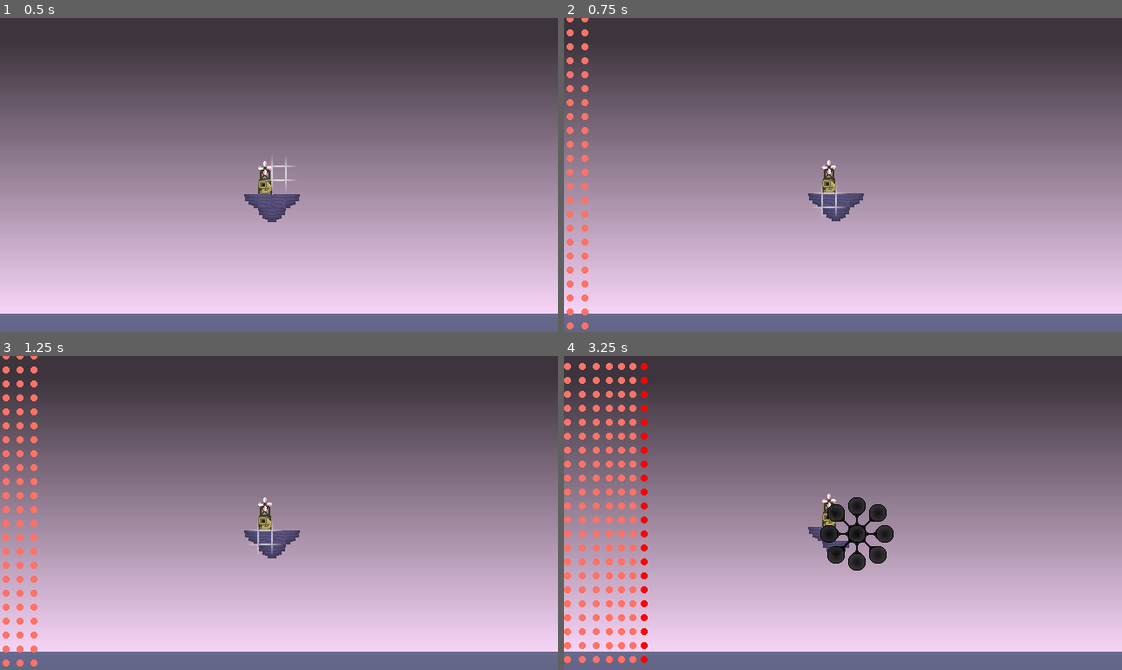
Above: before the commit, frames 1-4 (two rows, left to right).
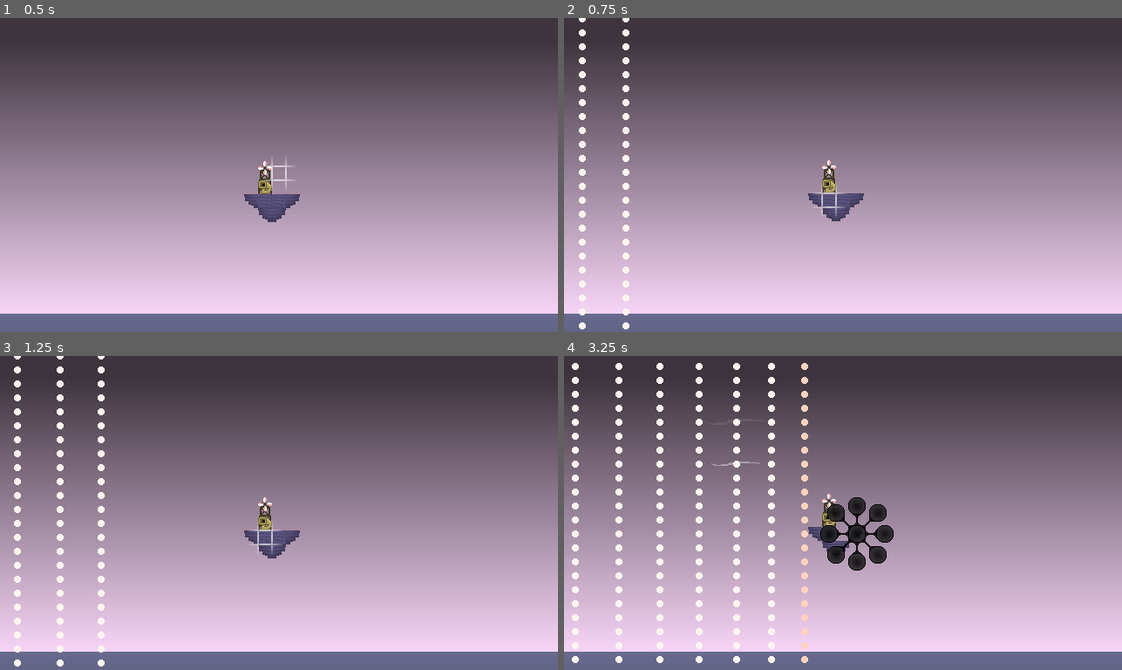
Above: after the commit, the same moments.

Repository: brandonkilpatrick059/dronescape
Game: Godot game, scene res://scenes/grid_sandbox.tscn
Same seed, same stepped clock (60 frames per second), same inputs: the game is played once before the commit and once after it.
Inputs (mouse positions are in pixels of both pictures, inside the frame that each line leads up to):
- Up to frame 1 (0.5 s): no input
- Up to frame 2 (0.75 s): move the mouse to (831, 200) at 0.52 s; tap Space (dev_1) at 0.6 s
- Up to frame 3 (1.25 s): no input
- Up to frame 4 (3.25 s): move the mouse to (815, 538) at 1.27 s; click (815, 538) at 1.35 s; move the mouse to (843, 534) at 2.02 s; hold Right mouse button (second_action) 2.03-2.78 s; move the mouse to (854, 534) at 2.77 s; tap Middle mouse button (third_action) at 2.85 s

Frame 1 is identical in both runs. In frame 2, 1.8% of the frame differs, in the area x 0-12%, y 0-100%; in frame 3, 2.8%; in frame 4, 6.7%, in the area x 0-44%, y 2-98%.

Commit message:
added recorder chimes

Diff:
--- /dev/null
+++ b/entities/chimes/recorder_chime_fifth.tscn
@@ -0,0 +1,53 @@
+[gd_scene load_steps=8 format=3 uid="uid://0vvbdtiagf3r"]
+
+[ext_resource type="Script" uid="uid://bg5hqgdng0moh" path="res://scripts/chime.gd" id="1_r38pd"]
+[ext_resource type="Texture2D" uid="uid://dq8702atwmtx1" path="res://sprites/chimes/lattice.png" id="2_rtkcn"]
+[ext_resource type="SpriteFrames" uid="uid://ctlrquj07rmgs" path="res://sprites/chimes/windmill_4.tres" id="3_j8mmc"]
+[ext_resource type="SpriteFrames" uid="uid://v1ukubuclm1r" path="res://sprites/chimes/blue_recorder_chime.tres" id="4_r38pd"]
+[ext_resource type="AudioStream" uid="uid://du8ad6u3f2lo3" path="res://audio/chimes/recorder_up_fifth.ogg" id="5_r38pd"]
+
+[sub_resource type="RectangleShape2D" id="RectangleShape2D_oj62h"]
+size = Vector2(16, 32)
+
+[sub_resource type="CircleShape2D" id="CircleShape2D_oj62h"]
+radius = 16.0
+
+[node name="RecorderChimeFifth" type="Node2D" node_paths=PackedStringArray("wind_animations")]
+script = ExtResource("1_r38pd")
+wind_animations = [NodePath("windmill"), NodePath("bellows")]
+sensitivity = 1.5
+sensitivity_fraction = 1.0
+friction = 0.004
+
+[node name="Sprite2D" type="Sprite2D" parent="."]
+z_index = -1
+position = Vector2(0, -8)
+texture = ExtResource("2_rtkcn")
+
+[node name="windmill" type="AnimatedSprite2D" parent="."]
+position = Vector2(0, -23)
+sprite_frames = ExtResource("3_j8mmc")
+
+[node name="bellows" type="AnimatedSprite2D" parent="."]
+position = Vector2(0, -4)
+sprite_frames = ExtResource("4_r38pd")
+
+[node name="AudioStreamPlayer2D" type="AudioStreamPlayer2D" parent="."]
+stream = ExtResource("5_r38pd")
+attenuation = 12.5533
+panning_strength = 4.0
+
+[node name="StaticBody2D" type="StaticBody2D" parent="."]
+
+[node name="CollisionShape2D" type="CollisionShape2D" parent="StaticBody2D"]
+position = Vector2(0, -8)
+shape = SubResource("RectangleShape2D_oj62h")
+
+[node name="wind_area" type="Area2D" parent="."]
+collision_layer = 0
+collision_mask = 2
+
+[node name="CollisionShape2D" type="CollisionShape2D" parent="wind_area"]
+position = Vector2(0, -24)
+shape = SubResource("CircleShape2D_oj62h")
+debug_color = Color(1.82897e-06, 0.645261, 0.263897, 0.42)
--- /dev/null
+++ b/entities/chimes/recorder_chime_fourth.tscn
@@ -0,0 +1,53 @@
+[gd_scene load_steps=8 format=3 uid="uid://w5ckgmtkmrn5"]
+
+[ext_resource type="Script" uid="uid://bg5hqgdng0moh" path="res://scripts/chime.gd" id="1_yyk4f"]
+[ext_resource type="Texture2D" uid="uid://dq8702atwmtx1" path="res://sprites/chimes/lattice.png" id="2_q5ilq"]
+[ext_resource type="SpriteFrames" uid="uid://ctlrquj07rmgs" path="res://sprites/chimes/windmill_4.tres" id="3_lbnga"]
+[ext_resource type="SpriteFrames" uid="uid://cgojio5lg17au" path="res://sprites/chimes/green_recorder_chime.tres" id="4_yyk4f"]
+[ext_resource type="AudioStream" uid="uid://7nmaulv6ki11" path="res://audio/chimes/recorder_up_fourth.ogg" id="5_yyk4f"]
+
+[sub_resource type="RectangleShape2D" id="RectangleShape2D_oj62h"]
+size = Vector2(16, 32)
+
+[sub_resource type="CircleShape2D" id="CircleShape2D_oj62h"]
+radius = 16.0
+
+[node name="RecorderChimeFourth" type="Node2D" node_paths=PackedStringArray("wind_animations")]
+script = ExtResource("1_yyk4f")
+wind_animations = [NodePath("windmill"), NodePath("bellows")]
+sensitivity = 1.5
+sensitivity_fraction = 1.0
+friction = 0.004
+
+[node name="Sprite2D" type="Sprite2D" parent="."]
+z_index = -1
+position = Vector2(0, -8)
+texture = ExtResource("2_q5ilq")
+
+[node name="windmill" type="AnimatedSprite2D" parent="."]
+position = Vector2(0, -23)
+sprite_frames = ExtResource("3_lbnga")
+
+[node name="bellows" type="AnimatedSprite2D" parent="."]
+position = Vector2(0, -4)
+sprite_frames = ExtResource("4_yyk4f")
+
+[node name="AudioStreamPlayer2D" type="AudioStreamPlayer2D" parent="."]
+stream = ExtResource("5_yyk4f")
+attenuation = 12.5533
+panning_strength = 4.0
+
+[node name="StaticBody2D" type="StaticBody2D" parent="."]
+
+[node name="CollisionShape2D" type="CollisionShape2D" parent="StaticBody2D"]
+position = Vector2(0, -8)
+shape = SubResource("RectangleShape2D_oj62h")
+
+[node name="wind_area" type="Area2D" parent="."]
+collision_layer = 0
+collision_mask = 2
+
+[node name="CollisionShape2D" type="CollisionShape2D" parent="wind_area"]
+position = Vector2(0, -24)
+shape = SubResource("CircleShape2D_oj62h")
+debug_color = Color(1.82897e-06, 0.645261, 0.263897, 0.42)
--- /dev/null
+++ b/entities/chimes/recorder_chime_root.tscn
@@ -0,0 +1,53 @@
+[gd_scene load_steps=8 format=3 uid="uid://b50yd8b264gpk"]
+
+[ext_resource type="Script" uid="uid://bg5hqgdng0moh" path="res://scripts/chime.gd" id="1_7djj5"]
+[ext_resource type="Texture2D" uid="uid://dq8702atwmtx1" path="res://sprites/chimes/lattice.png" id="2_sg8d2"]
+[ext_resource type="SpriteFrames" uid="uid://ctlrquj07rmgs" path="res://sprites/chimes/windmill_4.tres" id="3_sg8d2"]
+[ext_resource type="SpriteFrames" uid="uid://b24bcgt0jguxj" path="res://sprites/chimes/red_recorder_chime.tres" id="4_sg8d2"]
+[ext_resource type="AudioStream" uid="uid://bkvaf7oy2s4hq" path="res://audio/chimes/recorder_root.ogg" id="5_sg8d2"]
+
+[sub_resource type="RectangleShape2D" id="RectangleShape2D_oj62h"]
+size = Vector2(16, 32)
+
+[sub_resource type="CircleShape2D" id="CircleShape2D_oj62h"]
+radius = 16.0
+
+[node name="RecorderChimeRoot" type="Node2D" node_paths=PackedStringArray("wind_animations")]
+script = ExtResource("1_7djj5")
+wind_animations = [NodePath("windmill"), NodePath("bellows")]
+sensitivity = 1.5
+sensitivity_fraction = 1.0
+friction = 0.004
+
+[node name="Sprite2D" type="Sprite2D" parent="."]
+z_index = -1
+position = Vector2(0, -8)
+texture = ExtResource("2_sg8d2")
+
+[node name="windmill" type="AnimatedSprite2D" parent="."]
+position = Vector2(0, -23)
+sprite_frames = ExtResource("3_sg8d2")
+
+[node name="bellows" type="AnimatedSprite2D" parent="."]
+position = Vector2(0, -4)
+sprite_frames = ExtResource("4_sg8d2")
+
+[node name="AudioStreamPlayer2D" type="AudioStreamPlayer2D" parent="."]
+stream = ExtResource("5_sg8d2")
+attenuation = 12.5533
+panning_strength = 4.0
+
+[node name="StaticBody2D" type="StaticBody2D" parent="."]
+
+[node name="CollisionShape2D" type="CollisionShape2D" parent="StaticBody2D"]
+position = Vector2(0, -8)
+shape = SubResource("RectangleShape2D_oj62h")
+
+[node name="wind_area" type="Area2D" parent="."]
+collision_layer = 0
+collision_mask = 2
+
+[node name="CollisionShape2D" type="CollisionShape2D" parent="wind_area"]
+position = Vector2(0, -24)
+shape = SubResource("CircleShape2D_oj62h")
+debug_color = Color(1.82897e-06, 0.645261, 0.263897, 0.42)
--- a/entities/chimes/warm_vox_chime_root.tscn
+++ b/entities/chimes/warm_vox_chime_root.tscn
@@ -9,7 +9,7 @@
 size = Vector2(16, 32)
 
 [sub_resource type="CircleShape2D" id="CircleShape2D_oj62h"]
-radius = 24.0
+radius = 16.0
 
 [node name="WarmVoxChimeRoot" type="Node2D" node_paths=PackedStringArray("wind_animations")]
 script = ExtResource("1_wwv5r")
--- a/entities/chimes/warm_vox_chime_root_above.tscn
+++ b/entities/chimes/warm_vox_chime_root_above.tscn
@@ -9,7 +9,7 @@
 size = Vector2(16, 32)
 
 [sub_resource type="CircleShape2D" id="CircleShape2D_oj62h"]
-radius = 24.0
+radius = 16.0
 
 [node name="WarmVoxChimeRootAbove" type="Node2D" node_paths=PackedStringArray("wind_animations")]
 script = ExtResource("1_130sj")
--- /dev/null
+++ b/interface/picker/picker_items/chimes/picker_item_recorder_fifth.tscn
@@ -0,0 +1,9 @@
+[gd_scene load_steps=2 format=3 uid="uid://6wcjdabwhyfd"]
+
+[ext_resource type="Script" uid="uid://fygslmd34n2c" path="res://scripts/picker_item.gd" id="1_h4d1s"]
+
+[node name="PickerItemRecorderFifth" type="Node2D"]
+script = ExtResource("1_h4d1s")
+display_sprite_frames = "res://sprites/chimes/blue_recorder_chime.tres"
+display_animation = "picker"
+item_path = "res://entities/chimes/recorder_chime_fifth.tscn"
--- /dev/null
+++ b/interface/picker/picker_items/chimes/picker_item_recorder_fourth.tscn
@@ -0,0 +1,9 @@
+[gd_scene load_steps=2 format=3 uid="uid://bugu1vlagsedw"]
+
+[ext_resource type="Script" uid="uid://fygslmd34n2c" path="res://scripts/picker_item.gd" id="1_67rey"]
+
+[node name="PickerItemRecorderFourth" type="Node2D"]
+script = ExtResource("1_67rey")
+display_sprite_frames = "res://sprites/chimes/green_recorder_chime.tres"
+display_animation = "picker"
+item_path = "res://entities/chimes/recorder_chime_fourth.tscn"
--- /dev/null
+++ b/interface/picker/picker_items/chimes/picker_item_recorder_root.tscn
@@ -0,0 +1,9 @@
+[gd_scene load_steps=2 format=3 uid="uid://c5f3fqh1mgw81"]
+
+[ext_resource type="Script" uid="uid://fygslmd34n2c" path="res://scripts/picker_item.gd" id="1_78iep"]
+
+[node name="PickerItemRecorderRoot" type="Node2D"]
+script = ExtResource("1_78iep")
+display_sprite_frames = "res://sprites/chimes/red_recorder_chime.tres"
+display_animation = "picker"
+item_path = "res://entities/chimes/recorder_chime_root.tscn"
--- a/interface/picker/picker_web.tscn
+++ b/interface/picker/picker_web.tscn
@@ -13,6 +13,9 @@
 [ext_resource type="PackedScene" uid="uid://basylvn7yrq27" path="res://interface/picker/picker_items/tabs/picker_item_purple_brick_tab.tscn" id="7_8d2d4"]
 [ext_resource type="PackedScene" uid="uid://xy2wugi2asd3" path="res://interface/picker/picker_items/machines/picker_item_frog_machine.tscn" id="7_m43hu"]
 [ext_resource type="PackedScene" uid="uid://bjs5hp6chervd" path="res://interface/picker/picker_items/stones/picker_item_purple_brick_2.tscn" id="8_m43hu"]
+[ext_resource type="PackedScene" uid="uid://c5f3fqh1mgw81" path="res://interface/picker/picker_items/chimes/picker_item_recorder_root.tscn" id="13_ty46p"]
+[ext_resource type="PackedScene" uid="uid://bugu1vlagsedw" path="res://interface/picker/picker_items/chimes/picker_item_recorder_fourth.tscn" id="14_advcm"]
+[ext_resource type="PackedScene" uid="uid://6wcjdabwhyfd" path="res://interface/picker/picker_items/chimes/picker_item_recorder_fifth.tscn" id="14_xa0jl"]
 
 [node name="PickerWeb" type="Node2D"]
 script = ExtResource("1_gb7f4")
@@ -61,6 +64,12 @@
 
 [node name="PickerItemWarmVoxFourth" parent="chime_circle/display_items" instance=ExtResource("5_8d2d4")]
 
+[node name="PickerItemRecorderRoot" parent="chime_circle/display_items" instance=ExtResource("13_ty46p")]
+
+[node name="PickerItemRecorderFourth" parent="chime_circle/display_items" instance=ExtResource("14_advcm")]
+
+[node name="PickerItemRecorderFifth" parent="chime_circle/display_items" instance=ExtResource("14_xa0jl")]
+
 [node name="machine_circle" parent="." groups=["picker_machine"] instance=ExtResource("1_ilne7")]
 position = Vector2(162, 2)
 prev_web_node = "picker_center"
--- a/scripts/wind_manager.gd
+++ b/scripts/wind_manager.gd
@@ -4,7 +4,7 @@
 
 var wind_particle = preload("res://wind/wind_particle.tscn")
 
-var min_wind_speed = 2000
+var min_wind_speed = 6000
 var max_wind_speed = 20000
 var current_wind_speeds = min_wind_speed
 var wind_speeds_rising = false
--- /dev/null
+++ b/sprites/chimes/blue_recorder_chime.tres
@@ -0,0 +1,104 @@
+[gd_resource type="SpriteFrames" load_steps=15 format=3 uid="uid://v1ukubuclm1r"]
+
+[ext_resource type="Texture2D" uid="uid://uk8w5ti8jxc0" path="res://sprites/chimes/blue_recorder_chime.png" id="1_xqu8k"]
+[ext_resource type="Texture2D" uid="uid://s2wu822tetcv" path="res://sprites/chimes/blue_recorder_chime_picker.png" id="2_xqu8k"]
+
+[sub_resource type="AtlasTexture" id="AtlasTexture_peedm"]
+atlas = ExtResource("1_xqu8k")
+region = Rect2(0, 0, 16, 24)
+
+[sub_resource type="AtlasTexture" id="AtlasTexture_n3egx"]
+atlas = ExtResource("1_xqu8k")
+region = Rect2(16, 0, 16, 24)
+
+[sub_resource type="AtlasTexture" id="AtlasTexture_b16oi"]
+atlas = ExtResource("1_xqu8k")
+region = Rect2(32, 0, 16, 24)
+
+[sub_resource type="AtlasTexture" id="AtlasTexture_p06dx"]
+atlas = ExtResource("1_xqu8k")
+region = Rect2(48, 0, 16, 24)
+
+[sub_resource type="AtlasTexture" id="AtlasTexture_eocpt"]
+atlas = ExtResource("1_xqu8k")
+region = Rect2(64, 0, 16, 24)
+
+[sub_resource type="AtlasTexture" id="AtlasTexture_xlj7g"]
+atlas = ExtResource("1_xqu8k")
+region = Rect2(80, 0, 16, 24)
+
+[sub_resource type="AtlasTexture" id="AtlasTexture_j1tp3"]
+atlas = ExtResource("1_xqu8k")
+region = Rect2(80, 0, 16, 24)
+
+[sub_resource type="AtlasTexture" id="AtlasTexture_bxj3e"]
+atlas = ExtResource("1_xqu8k")
+region = Rect2(64, 0, 16, 24)
+
+[sub_resource type="AtlasTexture" id="AtlasTexture_q20xf"]
+atlas = ExtResource("1_xqu8k")
+region = Rect2(48, 0, 16, 24)
+
+[sub_resource type="AtlasTexture" id="AtlasTexture_1vtic"]
+atlas = ExtResource("1_xqu8k")
+region = Rect2(32, 0, 16, 24)
+
+[sub_resource type="AtlasTexture" id="AtlasTexture_n20qe"]
+atlas = ExtResource("1_xqu8k")
+region = Rect2(16, 0, 16, 24)
+
+[sub_resource type="AtlasTexture" id="AtlasTexture_jbt2f"]
+atlas = ExtResource("1_xqu8k")
+region = Rect2(0, 0, 16, 24)
+
+[resource]
+animations = [{
+"frames": [{
+"duration": 1.0,
+"texture": SubResource("AtlasTexture_peedm")
+}, {
+"duration": 1.0,
+"texture": SubResource("AtlasTexture_n3egx")
+}, {
+"duration": 1.0,
+"texture": SubResource("AtlasTexture_b16oi")
+}, {
+"duration": 1.0,
+"texture": SubResource("AtlasTexture_p06dx")
+}, {
+"duration": 1.0,
+"texture": SubResource("AtlasTexture_eocpt")
+}, {
+"duration": 1.0,
+"texture": SubResource("AtlasTexture_xlj7g")
+}, {
+"duration": 1.0,
+"texture": SubResource("AtlasTexture_j1tp3")
+}, {
+"duration": 1.0,
+"texture": SubResource("AtlasTexture_bxj3e")
+}, {
+"duration": 1.0,
+"texture": SubResource("AtlasTexture_q20xf")
+}, {
+"duration": 1.0,
+"texture": SubResource("AtlasTexture_1vtic")
+}, {
+"duration": 1.0,
+"texture": SubResource("AtlasTexture_n20qe")
+}, {
+"duration": 1.0,
+"texture": SubResource("AtlasTexture_jbt2f")
+}],
+"loop": true,
+"name": &"default",
+"speed": 20.0
+}, {
+"frames": [{
+"duration": 1.0,
+"texture": ExtResource("2_xqu8k")
+}],
+"loop": true,
+"name": &"picker",
+"speed": 5.0
+}]
--- /dev/null
+++ b/sprites/chimes/green_recorder_chime.tres
@@ -0,0 +1,104 @@
+[gd_resource type="SpriteFrames" load_steps=15 format=3 uid="uid://cgojio5lg17au"]
+
+[ext_resource type="Texture2D" uid="uid://ct28a77ac8tp" path="res://sprites/chimes/green_recorder_chime.png" id="1_hufeq"]
+[ext_resource type="Texture2D" uid="uid://vllbyl76p3ia" path="res://sprites/chimes/green_recorder_chime_picker.png" id="2_hufeq"]
+
+[sub_resource type="AtlasTexture" id="AtlasTexture_iqagr"]
+atlas = ExtResource("1_hufeq")
+region = Rect2(0, 0, 16, 24)
+
+[sub_resource type="AtlasTexture" id="AtlasTexture_fehjl"]
+atlas = ExtResource("1_hufeq")
+region = Rect2(16, 0, 16, 24)
+
+[sub_resource type="AtlasTexture" id="AtlasTexture_ejv7p"]
+atlas = ExtResource("1_hufeq")
+region = Rect2(32, 0, 16, 24)
+
+[sub_resource type="AtlasTexture" id="AtlasTexture_f7e25"]
+atlas = ExtResource("1_hufeq")
+region = Rect2(48, 0, 16, 24)
+
+[sub_resource type="AtlasTexture" id="AtlasTexture_e3dai"]
+atlas = ExtResource("1_hufeq")
+region = Rect2(64, 0, 16, 24)
+
+[sub_resource type="AtlasTexture" id="AtlasTexture_hup15"]
+atlas = ExtResource("1_hufeq")
+region = Rect2(80, 0, 16, 24)
+
+[sub_resource type="AtlasTexture" id="AtlasTexture_stst0"]
+atlas = ExtResource("1_hufeq")
+region = Rect2(80, 0, 16, 24)
+
+[sub_resource type="AtlasTexture" id="AtlasTexture_4pxba"]
+atlas = ExtResource("1_hufeq")
+region = Rect2(64, 0, 16, 24)
+
+[sub_resource type="AtlasTexture" id="AtlasTexture_tx7kq"]
+atlas = ExtResource("1_hufeq")
+region = Rect2(48, 0, 16, 24)
+
+[sub_resource type="AtlasTexture" id="AtlasTexture_hwr4v"]
+atlas = ExtResource("1_hufeq")
+region = Rect2(32, 0, 16, 24)
+
+[sub_resource type="AtlasTexture" id="AtlasTexture_thfkt"]
+atlas = ExtResource("1_hufeq")
+region = Rect2(16, 0, 16, 24)
+
+[sub_resource type="AtlasTexture" id="AtlasTexture_fxia8"]
+atlas = ExtResource("1_hufeq")
+region = Rect2(0, 0, 16, 24)
+
+[resource]
+animations = [{
+"frames": [{
+"duration": 1.0,
+"texture": SubResource("AtlasTexture_iqagr")
+}, {
+"duration": 1.0,
+"texture": SubResource("AtlasTexture_fehjl")
+}, {
+"duration": 1.0,
+"texture": SubResource("AtlasTexture_ejv7p")
+}, {
+"duration": 1.0,
+"texture": SubResource("AtlasTexture_f7e25")
+}, {
+"duration": 1.0,
+"texture": SubResource("AtlasTexture_e3dai")
+}, {
+"duration": 1.0,
+"texture": SubResource("AtlasTexture_hup15")
+}, {
+"duration": 1.0,
+"texture": SubResource("AtlasTexture_stst0")
+}, {
+"duration": 1.0,
+"texture": SubResource("AtlasTexture_4pxba")
+}, {
+"duration": 1.0,
+"texture": SubResource("AtlasTexture_tx7kq")
+}, {
+"duration": 1.0,
+"texture": SubResource("AtlasTexture_hwr4v")
+}, {
+"duration": 1.0,
+"texture": SubResource("AtlasTexture_thfkt")
+}, {
+"duration": 1.0,
+"texture": SubResource("AtlasTexture_fxia8")
+}],
+"loop": true,
+"name": &"default",
+"speed": 20.0
+}, {
+"frames": [{
+"duration": 1.0,
+"texture": ExtResource("2_hufeq")
+}],
+"loop": true,
+"name": &"picker",
+"speed": 5.0
+}]
--- /dev/null
+++ b/sprites/chimes/red_recorder_chime.tres
@@ -0,0 +1,108 @@
+[gd_resource type="SpriteFrames" load_steps=16 format=3 uid="uid://b24bcgt0jguxj"]
+
+[ext_resource type="Texture2D" uid="uid://b64bl0unudd63" path="res://sprites/chimes/red_recorder_chime.png" id="1_cpb0t"]
+[ext_resource type="Texture2D" uid="uid://b0yr34rbuksxe" path="res://sprites/chimes/red_recorder_chime_picker.png" id="2_p0dw0"]
+
+[sub_resource type="AtlasTexture" id="AtlasTexture_p0dw0"]
+atlas = ExtResource("1_cpb0t")
+region = Rect2(0, 0, 16, 24)
+
+[sub_resource type="AtlasTexture" id="AtlasTexture_ucue4"]
+atlas = ExtResource("1_cpb0t")
+region = Rect2(16, 0, 16, 24)
+
+[sub_resource type="AtlasTexture" id="AtlasTexture_qcya6"]
+atlas = ExtResource("1_cpb0t")
+region = Rect2(32, 0, 16, 24)
+
+[sub_resource type="AtlasTexture" id="AtlasTexture_jvt2b"]
+atlas = ExtResource("1_cpb0t")
+region = Rect2(48, 0, 16, 24)
+
+[sub_resource type="AtlasTexture" id="AtlasTexture_kvnwc"]
+atlas = ExtResource("1_cpb0t")
+region = Rect2(64, 0, 16, 24)
+
+[sub_resource type="AtlasTexture" id="AtlasTexture_gfy6h"]
+atlas = ExtResource("1_cpb0t")
+region = Rect2(80, 0, 16, 24)
+
+[sub_resource type="AtlasTexture" id="AtlasTexture_goc0p"]
+atlas = ExtResource("1_cpb0t")
+region = Rect2(80, 0, 16, 24)
+
+[sub_resource type="AtlasTexture" id="AtlasTexture_xcvh1"]
+atlas = ExtResource("1_cpb0t")
+region = Rect2(64, 0, 16, 24)
+
+[sub_resource type="AtlasTexture" id="AtlasTexture_0qaun"]
+atlas = ExtResource("1_cpb0t")
+region = Rect2(48, 0, 16, 24)
+
+[sub_resource type="AtlasTexture" id="AtlasTexture_lkel3"]
+atlas = ExtResource("1_cpb0t")
+region = Rect2(32, 0, 16, 24)
+
+[sub_resource type="AtlasTexture" id="AtlasTexture_jephq"]
+atlas = ExtResource("1_cpb0t")
+region = Rect2(16, 0, 16, 24)
+
+[sub_resource type="AtlasTexture" id="AtlasTexture_3016k"]
+atlas = ExtResource("1_cpb0t")
+region = Rect2(0, 0, 16, 24)
+
+[sub_resource type="AtlasTexture" id="AtlasTexture_l6ome"]
+atlas = ExtResource("2_p0dw0")
+region = Rect2(0, 0, 16, 16)
+
+[resource]
+animations = [{
+"frames": [{
+"duration": 1.0,
+"texture": SubResource("AtlasTexture_p0dw0")
+}, {
+"duration": 1.0,
+"texture": SubResource("AtlasTexture_ucue4")
+}, {
+"duration": 1.0,
+"texture": SubResource("AtlasTexture_qcya6")
+}, {
+"duration": 1.0,
+"texture": SubResource("AtlasTexture_jvt2b")
+}, {
+"duration": 1.0,
+"texture": SubResource("AtlasTexture_kvnwc")
+}, {
+"duration": 1.0,
+"texture": SubResource("AtlasTexture_gfy6h")
+}, {
+"duration": 1.0,
+"texture": SubResource("AtlasTexture_goc0p")
+}, {
+"duration": 1.0,
+"texture": SubResource("AtlasTexture_xcvh1")
+}, {
+"duration": 1.0,
+"texture": SubResource("AtlasTexture_0qaun")
+}, {
+"duration": 1.0,
+"texture": SubResource("AtlasTexture_lkel3")
+}, {
+"duration": 1.0,
+"texture": SubResource("AtlasTexture_jephq")
+}, {
+"duration": 1.0,
+"texture": SubResource("AtlasTexture_3016k")
+}],
+"loop": true,
+"name": &"default",
+"speed": 20.0
+}, {
+"frames": [{
+"duration": 1.0,
+"texture": SubResource("AtlasTexture_l6ome")
+}],
+"loop": true,
+"name": &"picker",
+"speed": 5.0
+}]
--- /dev/null
+++ b/sprites/chimes/windmill_4.tres
@@ -0,0 +1,72 @@
+[gd_resource type="SpriteFrames" load_steps=10 format=3 uid="uid://ctlrquj07rmgs"]
+
+[ext_resource type="Texture2D" uid="uid://d0b85ybf1bnmq" path="res://sprites/chimes/windmill_4.png" id="1_p236s"]
+
+[sub_resource type="AtlasTexture" id="AtlasTexture_xcfgb"]
+atlas = ExtResource("1_p236s")
+region = Rect2(0, 0, 16, 16)
+
+[sub_resource type="AtlasTexture" id="AtlasTexture_jnqf2"]
+atlas = ExtResource("1_p236s")
+region = Rect2(16, 0, 16, 16)
+
+[sub_resource type="AtlasTexture" id="AtlasTexture_3ctvx"]
+atlas = ExtResource("1_p236s")
+region = Rect2(32, 0, 16, 16)
+
+[sub_resource type="AtlasTexture" id="AtlasTexture_32m23"]
+atlas = ExtResource("1_p236s")
+region = Rect2(48, 0, 16, 16)
+
+[sub_resource type="AtlasTexture" id="AtlasTexture_057o6"]
+atlas = ExtResource("1_p236s")
+region = Rect2(64, 0, 16, 16)
+
+[sub_resource type="AtlasTexture" id="AtlasTexture_tmcbu"]
+atlas = ExtResource("1_p236s")
+region = Rect2(80, 0, 16, 16)
+
+[sub_resource type="AtlasTexture" id="AtlasTexture_gae4p"]
+atlas = ExtResource("1_p236s")
+region = Rect2(96, 0, 16, 16)
+
+[sub_resource type="AtlasTexture" id="AtlasTexture_7g2pf"]
+atlas = ExtResource("1_p236s")
+region = Rect2(0, 0, 16, 16)
+
+[resource]
+animations = [{
+"frames": [{
+"duration": 1.0,
+"texture": SubResource("AtlasTexture_xcfgb")
+}, {
+"duration": 1.0,
+"texture": SubResource("AtlasTexture_jnqf2")
+}, {
+"duration": 1.0,
+"texture": SubResource("AtlasTexture_3ctvx")
+}, {
+"duration": 1.0,
+"texture": SubResource("AtlasTexture_32m23")
+}, {
+"duration": 1.0,
+"texture": SubResource("AtlasTexture_057o6")
+}, {
+"duration": 1.0,
+"texture": SubResource("AtlasTexture_tmcbu")
+}, {
+"duration": 1.0,
+"texture": SubResource("AtlasTexture_gae4p")
+}],
+"loop": true,
+"name": &"default",
+"speed": 60.0
+}, {
+"frames": [{
+"duration": 1.0,
+"texture": SubResource("AtlasTexture_7g2pf")
+}],
+"loop": true,
+"name": &"picker",
+"speed": 5.0
+}]
Not shown, added: audio/chimes/recorder_root.ogg.import
Not shown, added: audio/chimes/recorder_up_fifth.ogg.import
Not shown, added: audio/chimes/recorder_up_fourth.ogg.import
Not shown: 1 places in interface/picker/picker_web.tscn that only renumber resources
Binary file added: sprites/chimes/blue_recorder_chime.png
Not shown, added: sprites/chimes/blue_recorder_chime.png.import
Binary file added: sprites/chimes/blue_recorder_chime_picker.png
Not shown, added: sprites/chimes/blue_recorder_chime_picker.png.import
Binary file added: sprites/chimes/green_recorder_chime.png
Not shown, added: sprites/chimes/green_recorder_chime.png.import
Binary file added: sprites/chimes/green_recorder_chime_picker.png
Not shown, added: sprites/chimes/green_recorder_chime_picker.png.import
(and 15 more such lines)
